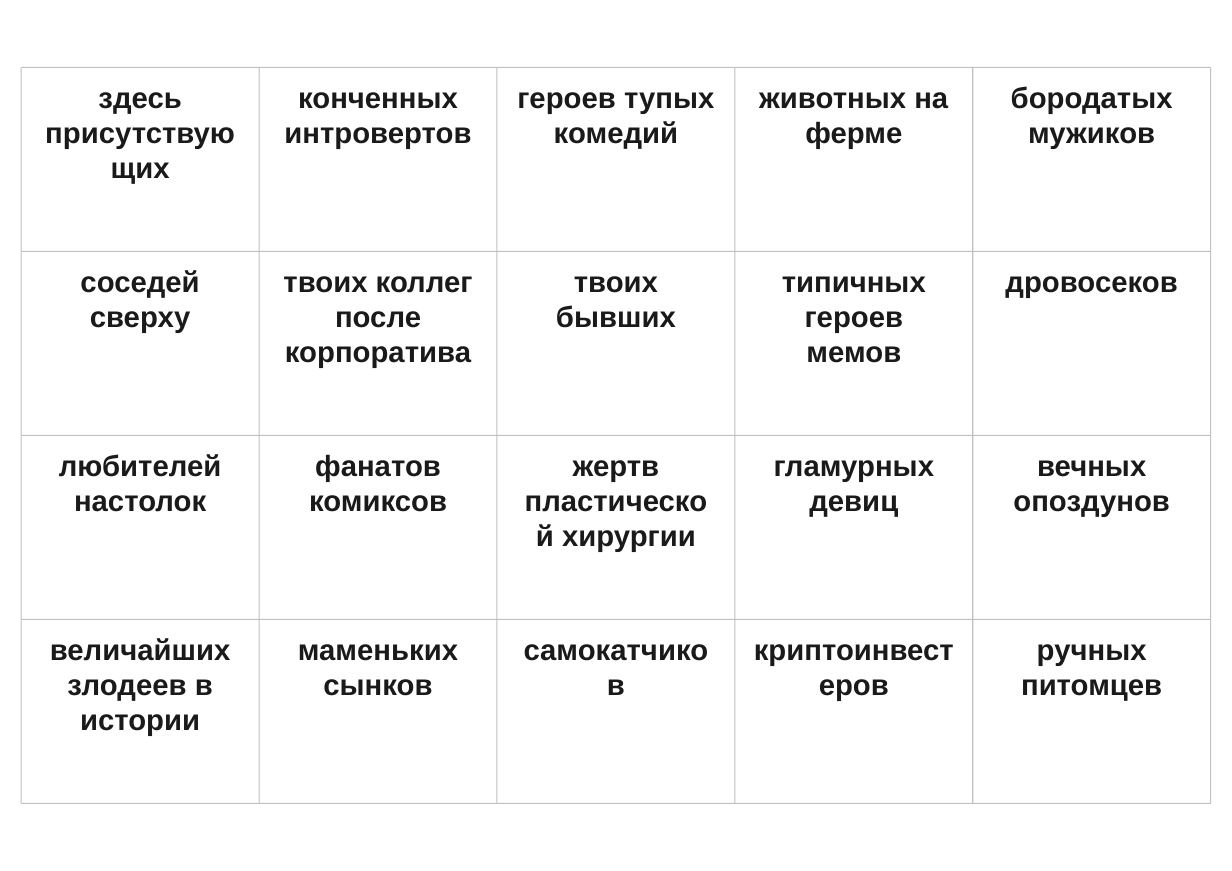
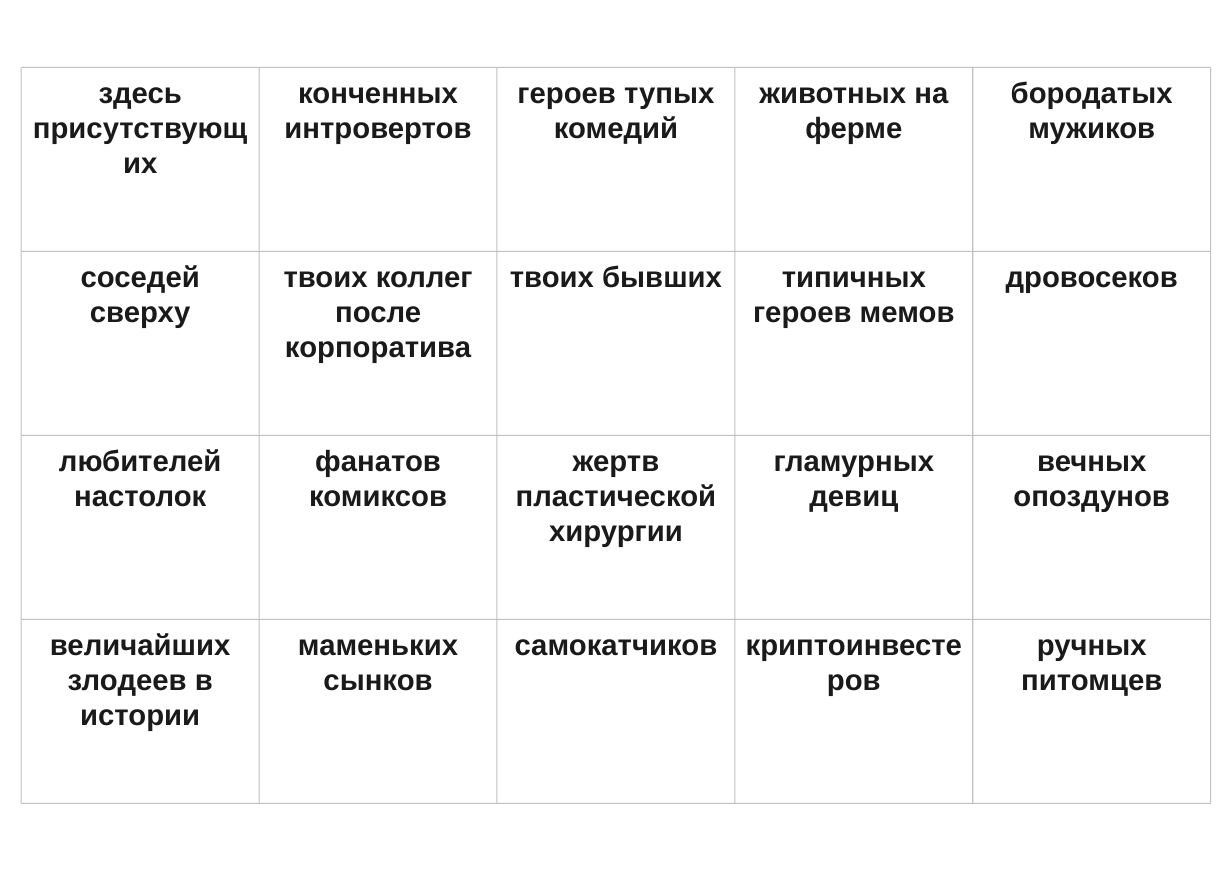
Before and after one commit to Tanion37/svet-moy-zerkalce, a slide deck: slide 2 of output/svet-moy-zerkalce-cards.pptx. Drawn at 1232x871 pixels with LibreOffice and Linux fonts; fonts in the diff are those of the drawing. Boxes give left, top, right and bottom in pixels: in the first picture for what was removed or moved away, otherwise in the second. Text is boxed around its words. In the diff, an @@ line names an element or a change of style, - is before the commit and + after.

```diff
--- a/output/svet-moy-zerkalce-cards.pptx
+++ b/output/svet-moy-zerkalce-cards.pptx
@@ text "здесь присутствующих": place and size @@
-text "здесь присутствующих" at [98, 92, 181, 114]
+text "здесь присутствующих" at [99, 87, 182, 109]
@@ text "конченных интровертов": place and size @@
-text "конченных интровертов" at [284, 92, 471, 149]
+text "конченных интровертов" at [284, 87, 471, 144]
@@ text "героев тупых комедий": place and size @@
-text "героев тупых комедий" at [517, 92, 714, 149]
+text "героев тупых комедий" at [517, 87, 714, 144]
@@ text "животных на ферме": place and size @@
-text "животных на ферме" at [759, 92, 948, 149]
+text "животных на ферме" at [759, 87, 948, 144]
@@ text "бородатых мужиков": place and size @@
-text "бородатых мужиков" at [1011, 86, 1173, 149]
+text "бородатых мужиков" at [1011, 81, 1173, 144]
@@ text "соседей сверху": place and size @@
-text "соседей сверху" at [80, 270, 199, 333]
+text "соседей сверху" at [81, 265, 200, 328]
@@ text "твоих коллег после корпоратива": place and size @@
-text "твоих коллег после корпоратива" at [283, 276, 473, 368]
+text "твоих коллег после корпоратива" at [284, 271, 473, 363]
@@ text "твоих бывших" rewrapped from [556, 276, 676, 328] to [510, 265, 722, 288] @@
@@ text "типичных героев мемов" rewrapped from [782, 276, 926, 363] to [753, 271, 955, 328] @@
@@ text "дровосеков": place and size @@
-text "дровосеков" at [1005, 276, 1177, 298]
+text "дровосеков" at [1006, 271, 1178, 293]
@@ text "любителей настолок": place and size @@
-text "любителей настолок" at [59, 454, 222, 512]
+text "любителей настолок" at [59, 449, 222, 507]
@@ text "фанатов комиксов": place and size @@
-text "фанатов комиксов" at [309, 454, 447, 512]
+text "фанатов комиксов" at [309, 449, 447, 507]
@@ text "жертв пластической хирургии" rewrapped from [562, 460, 696, 552] to [516, 455, 717, 547] @@
@@ text "гламурных девиц": place and size @@
-text "гламурных девиц" at [774, 460, 934, 517]
+text "гламурных девиц" at [774, 455, 934, 512]
@@ text "вечных опоздунов": place and size @@
-text "вечных опоздунов" at [1013, 460, 1170, 517]
+text "вечных опоздунов" at [1013, 455, 1170, 512]
@@ text "величайших злодеев в истории": place and size @@
-text "величайших злодеев в истории" at [50, 638, 231, 736]
+text "величайших злодеев в истории" at [50, 633, 231, 731]
@@ text "маменьких сынков": place and size @@
-text "маменьких сынков" at [298, 644, 458, 696]
+text "маменьких сынков" at [298, 639, 458, 691]
@@ text "самокатчиков" rewrapped from [506, 626, 727, 797] to [515, 639, 718, 656] @@
@@ text "криптоинвестеров" rewrapped from [743, 626, 964, 797] to [736, 620, 974, 804] @@
@@ text "ручных питомцев": place and size @@
-text "ручных питомцев" at [1021, 644, 1162, 701]
+text "ручных питомцев" at [1021, 639, 1162, 696]
```
Also in this commit, not shown: 2 other slides changed, 2 other files.
